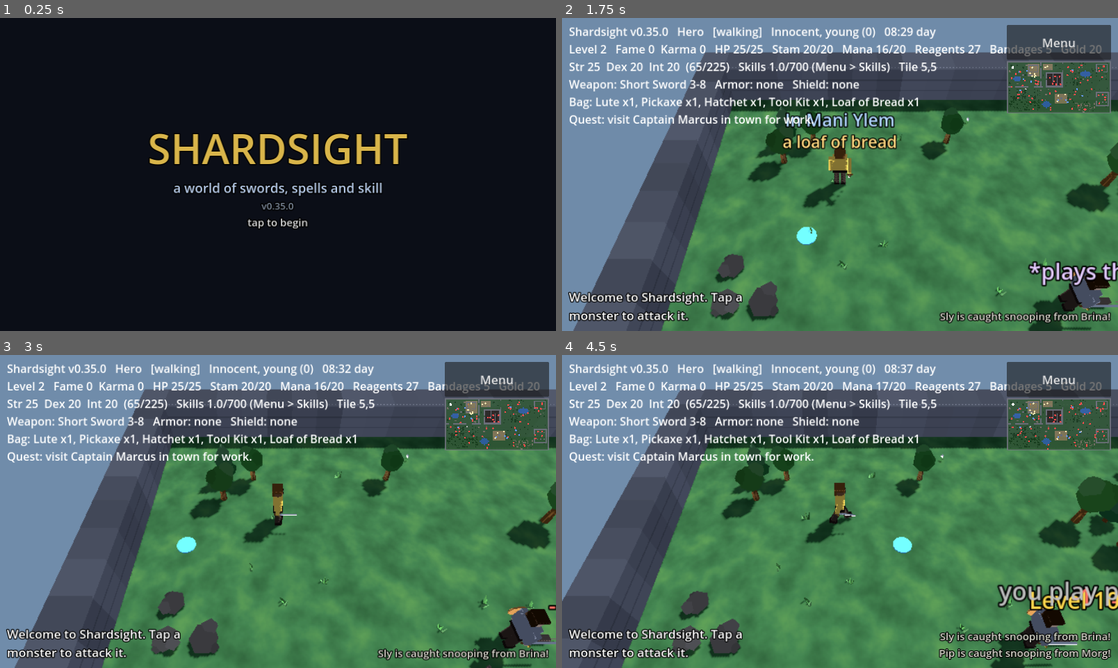
Above: before the commit, frames 1-4 (two rows, left to right).
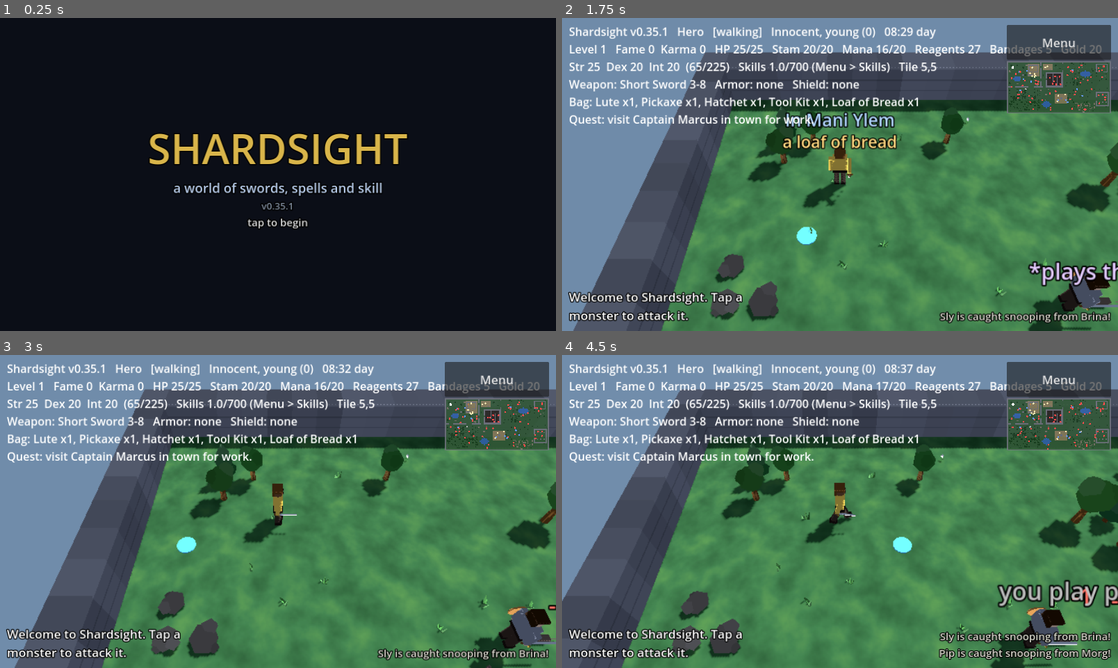
Above: after the commit, the same moments.

Repository: luckovsdeniss-denlu/Shardsight
Game: Godot game, scene res://scenes/main.tscn
The game is run twice, just before and just after one commit, with the same random seed, the same clock (stepped at 60 frames per second) and the same inputs.
Inputs (mouse positions are in pixels of both pictures, inside the frame that each line leads up to):
- Up to frame 1 (0.25 s): no input
- Up to frame 2 (1.75 s): tap A at 0.5, 1.25 s; move the mouse to (962, 158) at 0.52 s; click (962, 158) at 0.67 s; drag from (728, 190) to (812, 237) at 1.27 s
- Up to frame 3 (3 s): tap A at 2, 2.75 s; move the mouse to (333, 442) at 2.02 s; click (333, 442) at 2.17 s; drag from (250, 574) to (111, 464) at 2.77 s
- Up to frame 4 (4.5 s): tap A at 3.5, 4.25 s; move the mouse to (1006, 558) at 3.52 s; click (1006, 558) at 3.67 s; drag from (673, 464) to (756, 433) at 4.27 s

The runs differ from the first frame. In frame 1, less than 0.1% of the frame differs, in the area x 51-53%, y 59-62%; in frame 2, less than 0.1%; in frame 3, less than 0.1%; in frame 4, 0.6%, in the area x 6-100%, y 2-82%.

Commit message:
v0.35.1: steadier levelling - Meditation trains every 10 s of rest, Parrying 1 blow in 10, gentler level curve
Co-Authored-By: Claude Opus 5.5 <noreply@anthropic.com>
Claude-Session: https://claude.ai/code/session_01H6LNxUGdbevPyoRQBBzvxK

Diff:
--- a/project.godot
+++ b/project.godot
@@ -4,7 +4,7 @@
 [application]
 
 config/name="Shardsight"
-config/version="0.35.0"
+config/version="0.35.1"
 run/main_scene="res://scenes/main.tscn"
 config/features=PackedStringArray("4.3", "GL Compatibility")
 config/icon="res://icon.svg"
--- a/scripts/entity.gd
+++ b/scripts/entity.gd
@@ -20,6 +20,8 @@
 const LOOT_RANGE := 1.6
 const LOOT_SEEK := 9.0         # how far players look for corpses
 const REAGENT_PRICE := 2       # gold per reagent at the merchant
+const MEDITATION_EVERY := 10.0 # seconds of resting with mana short per Meditation gain
+const PARRY_TRAIN_CHANCE := 0.1   # each blow taken with a shield trains Parrying this often
 const MAX_REAGENTS := 60.0
 const BANDAGE_PRICE := 2
 const MAX_BANDAGES := 10
@@ -681,8 +683,8 @@
 	if bless_timer > 0.0:
 		amount *= BLESS_ARMOR
 	if shield_id != "":
-		if kind == Kind.PLAYER:
-			stats.try_gain(Hero.Skill.PARRYING)     # every attack at a shield-bearer trains it
+		if kind == Kind.PLAYER and randf() < PARRY_TRAIN_CHANCE:
+			stats.try_gain(Hero.Skill.PARRYING)     # blows at a shield-bearer now and then train it
 		if randf() < Rules.parry_chance(_skill(Hero.Skill.PARRYING)):
 			amount *= 1.0 - float(Gear.stats(shield_id)["block"])
 			_pop("parried", Color(0.8, 0.9, 1.0))
@@ -1159,7 +1161,7 @@
 	mana = minf(mana + Rules.mana_regen(med, resting) * delta, max_mana)
 	if resting and mana < max_mana and kind == Kind.PLAYER:
 		_med_timer += delta
-		if _med_timer >= 1.0:
+		if _med_timer >= MEDITATION_EVERY:
 			_med_timer = 0.0
 			stats.try_gain(Hero.Skill.MEDITATION)   # resting while drained trains Meditation
 
--- a/scripts/hero.gd
+++ b/scripts/hero.gd
@@ -91,12 +91,14 @@
 
 
 ## Player level 1..1000, from the total of all skills: a new hero is level 1, and a full
-## skill total (the cap) is level 1000. Derived, so nothing extra is saved.
+## skill total (the cap) is level 1000. The curve is gentler at first (the share of the cap to
+## the power 1.5), so levels come steadily rather than in a rush. Derived, so nothing is saved.
 const LEVEL_MAX := 1000
+const LEVEL_CURVE := 1.5
 
 func level() -> int:
 	var frac := clampf(skill_total() / float(Rules.SKILL_CAP_TOTAL), 0.0, 1.0)
-	return clampi(1 + floori(frac * (LEVEL_MAX - 1)), 1, LEVEL_MAX)
+	return clampi(1 + floori(pow(frac, LEVEL_CURVE) * (LEVEL_MAX - 1)), 1, LEVEL_MAX)
 
 
 func get_stat(stat: int) -> int:
Not shown, changed: CHANGELOG.md
